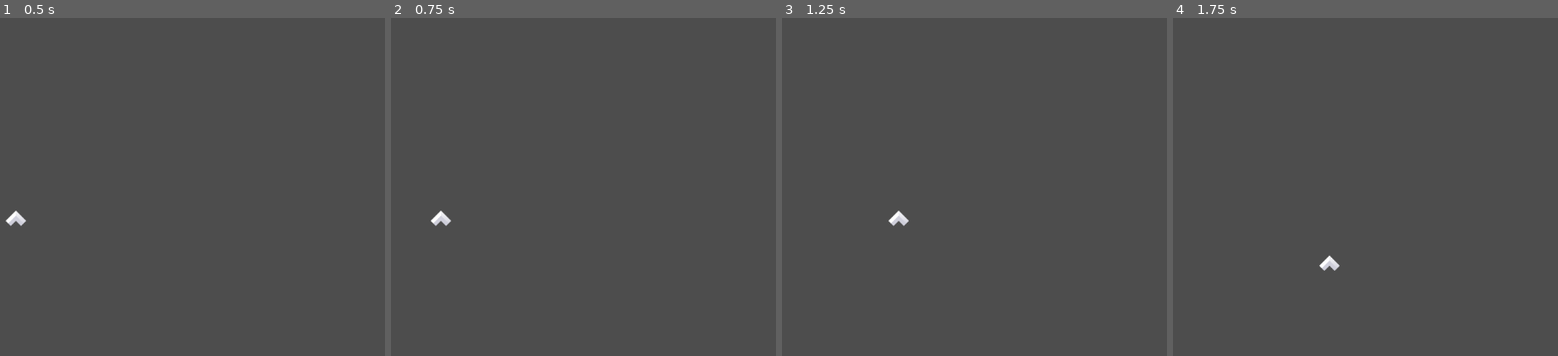
Above: before the commit, frames 1-4 (left to right).
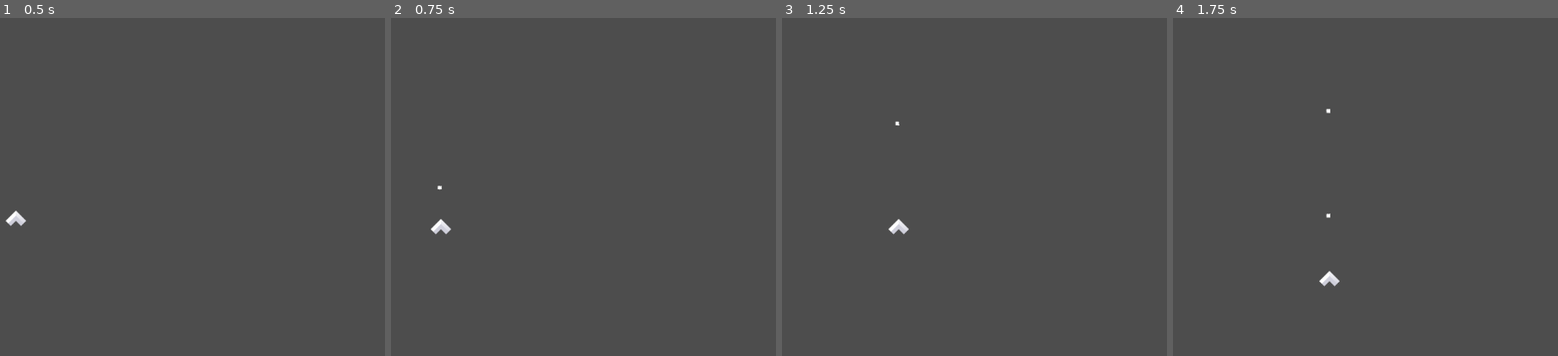
Above: after the commit, the same moments.

Repository: frameDoubt/space-game
Game: Godot game, scene res://game.tscn
Same seed, same stepped clock (60 frames per second), same inputs: the game is played once before the commit and once after it. The project has no main scene, so this scene is started directly.
Inputs:
- Up to frame 1 (0.5 s): no input
- Up to frame 2 (0.75 s): tap Enter at 0.5 s; hold D (strafe_right) from 0.53 s (still down); hold Space (fire) from 0.53 s (still down)
- Up to frame 3 (1.25 s): keep holding D (strafe_right); keep holding Space (fire)
- Up to frame 4 (1.75 s): release D (strafe_right) at 1.28 s; release Space (fire) at 1.28 s; hold S (back) from 1.28 s (still down); tap Space (fire) at 1.35 s

Frame 1 is identical in both runs. In frame 2, 0.3% of the frame differs, in the area x 10-16%, y 49-65%; in frame 3, 0.3%; in frame 4, 0.3%, in the area x 37-44%, y 26-80%.

Commit message:
add fire projectile to player

Diff:
--- a/Characters/Players/player_0.tscn
+++ b/Characters/Players/player_0.tscn
@@ -1,14 +1,25 @@
-[gd_scene load_steps=3 format=3 uid="uid://8o0mbkb7rv5f"]
+[gd_scene load_steps=5 format=3 uid="uid://8o0mbkb7rv5f"]
 
 [ext_resource type="Script" path="res://Characters/Players/player_0.gd" id="1_jolt4"]
 [ext_resource type="Texture2D" uid="uid://dyk3fg8k2nxi2" path="res://Assets/Player_Sprites/ship_A.png" id="1_k1hrn"]
+[ext_resource type="PackedScene" uid="uid://c3kears1cq5on" path="res://Characters/Components/Spawner.tscn" id="3_8hg3b"]
+
+[sub_resource type="CapsuleShape2D" id="CapsuleShape2D_xu5fs"]
+radius = 16.0
+height = 32.0
 
 [node name="Player0" type="RigidBody2D"]
 linear_damp = 1.0
 angular_damp = 1.0
 script = ExtResource("1_jolt4")
-metadata/_edit_group_ = true
 
 [node name="Player0_Sprite" type="Sprite2D" parent="."]
 texture_filter = 3
 texture = ExtResource("1_k1hrn")
+
+[node name="CollisionShape2D" type="CollisionShape2D" parent="."]
+position = Vector2(0, 2)
+shape = SubResource("CapsuleShape2D_xu5fs")
+
+[node name="Spawner" parent="." instance=ExtResource("3_8hg3b")]
+position = Vector2(-2, -21)
--- a/Characters/Scripts/Projectile.gd
+++ b/Characters/Scripts/Projectile.gd
@@ -7,4 +7,4 @@
 	pass
 
 func _process(delta):
-	move_and_collide(Vector2.UP * speed)
+	move_and_collide(Vector2.UP * speed * delta)
--- a/Characters/Scripts/Spawner.gd
+++ b/Characters/Scripts/Spawner.gd
@@ -10,4 +10,5 @@
 		var projectile = projectileScene.instantiate()
 		get_parent().add_child(projectile)
 		projectile.global_position = self.global_position
+
 		print("fire")
